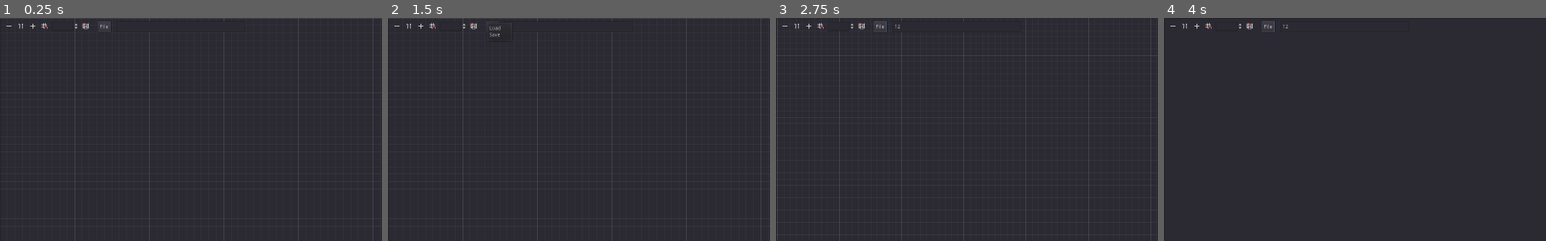
Above: before the commit, frames 1-4 (left to right).
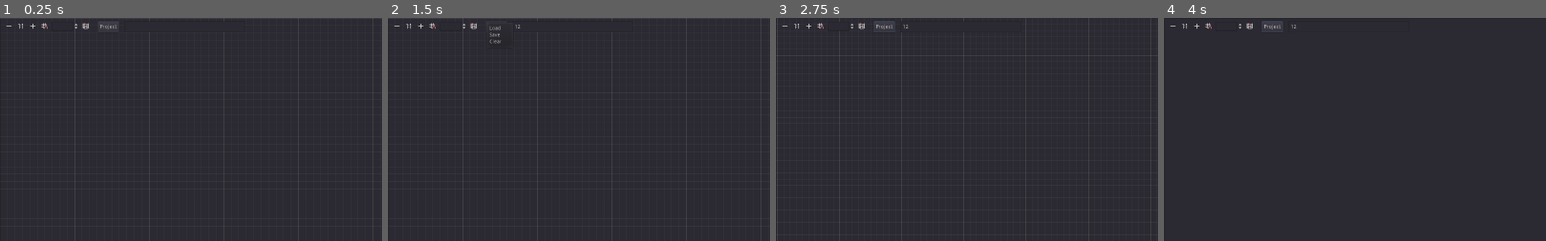
Above: after the commit, the same moments.

Repository: Lemonbrush/GodotDialogComposer
Game: Godot game, scene res://MainScene/Control.tscn
Two runs of this game, one before a commit and one after it. Both use one fixed random seed, a clock stepped at 60 frames per second and the inputs below.
Inputs (mouse positions are % of the whole screen's width and height, from its top left):
- Up to frame 1 (0.25 s): no input
- Up to frame 2 (1.5 s): click (24, 2) at 0.52 s; type "12" at 0.6 s; click "File" (after the commit: "Project") at 1.25 s
- Up to frame 3 (2.75 s): click (1, 2) at 2 s
- Up to frame 4 (4 s): click (4, 2) at 2.75 s; click (6, 2) at 3.5 s
The pictures show only the part of the screen within x 0-50%, y 0-50%; the shares and areas given below are measured in that part.

The runs differ from the first frame. In frame 1, less than 0.1% of the frame differs, in the area x 26-31%, y 1-6%; in frame 2, less than 0.1%; in frame 3, 0.1%, in the area x 26-35%, y 1-7%; in frame 4, 0.1%.

Commit message:
add basic export system

Diff:
--- a/Exports/Balageda.json
+++ b/Exports/Balageda.json
@@ -1 +1 @@
-{"0":{"commands":null,"graph_data":{"height":130,"width":135,"x":352,"y":119},"next":4,"text":"","type":"dialog"},"2":{"commands":null,"graph_data":{"height":130,"width":135,"x":1083,"y":209},"next":null,"text":"t","type":"dialog"},"3":{"commands":null,"graph_data":{"height":130,"width":135,"x":1027,"y":385},"next":4,"text":"f","type":"dialog"},"4":{"condition":null,"condition_satisfied":2,"default":3,"graph_data":{"height":135,"width":229,"x":666,"y":241},"type":"condition"},"dialog_name":"Balageda"}
+{"0":{"commands":null,"graph_data":{"height":130,"width":135,"x":394,"y":186},"next":1,"text":"buba","type":"dialog"},"1":{"commands":null,"graph_data":{"height":130,"width":135,"x":1879,"y":248},"next":null,"text":"ya","type":"dialog"},"dialog_name":"Balageda"}
--- a/Exports/default_name.json
+++ b/Exports/default_name.json
@@ -1 +1 @@
-{"1":{"commands":null,"graph_data":{"height":130,"width":135,"x":812,"y":400},"next":null,"text":"a","type":"dialog"},"2":{"commands":null,"graph_data":{"height":130,"width":135,"x":851,"y":607},"next":3,"text":"b","type":"dialog"},"3":{"commands":null,"graph_data":{"height":362,"width":244,"x":408,"y":287},"responses":[{"condition":null,"next":1,"text":"a"},{"condition":null,"next":2,"text":"b"}],"text":null,"type":"response"},"dialog_name":"default_name"}
+{"1":{"commands":null,"graph_data":{"height":130,"width":135,"x":815,"y":366},"next":null,"text":"n","type":"dialog"},"2":{"commands":null,"graph_data":{"height":130,"width":135,"x":873,"y":594},"next":3,"text":"","type":"dialog"},"3":{"commands":null,"graph_data":{"height":362,"width":244,"x":452,"y":274},"responses":[{"condition":null,"next":1,"text":""},{"condition":null,"next":2,"text":""}],"text":null,"type":"response"},"dialog_name":"default_name"}
--- a/MainScene/Control.tscn
+++ b/MainScene/Control.tscn
@@ -1,7 +1,9 @@
-[gd_scene load_steps=3 format=2]
+[gd_scene load_steps=5 format=2]
 
 [ext_resource path="res://MainScene/Main.gd" type="Script" id=1]
 [ext_resource path="res://MainScene/PopupMenu.gd" type="Script" id=2]
+[ext_resource path="res://MainScene/GraphEditLoader.gd" type="Script" id=3]
+[ext_resource path="res://MainScene/GraphEditExporter.gd" type="Script" id=4]
 
 [node name="Main" type="Control"]
 anchor_right = 1.0
@@ -21,13 +23,13 @@
 custom_constants/separation = 15
 
 [node name="FileButton" type="Button" parent="OptionsPanel"]
-margin_right = 35.0
+margin_right = 57.0
 margin_bottom = 30.0
 size_flags_horizontal = 5
-text = "File"
+text = "Project"
 
 [node name="LineEdit" type="LineEdit" parent="OptionsPanel"]
-margin_left = 50.0
+margin_left = 72.0
 margin_right = 395.0
 margin_bottom = 30.0
 size_flags_horizontal = 3
@@ -45,6 +47,15 @@
 size_flags_horizontal = 3
 size_flags_vertical = 3
 
+[node name="GraphEditLoader" type="Node" parent="."]
+script = ExtResource( 3 )
+main_scene_path = NodePath("..")
+graphEdit_path = NodePath("../GraphEdit")
+
+[node name="GraphEditExporter" type="Node" parent="."]
+script = ExtResource( 4 )
+graphEdit_path = NodePath("../GraphEdit")
+
 [connection signal="connection_request" from="GraphEdit" to="." method="_on_GraphEdit_connection_request"]
 [connection signal="connection_to_empty" from="GraphEdit" to="." method="_on_GraphEdit_connection_to_empty"]
 [connection signal="disconnection_request" from="GraphEdit" to="." method="_on_GraphEdit_disconnection_request"]
--- /dev/null
+++ b/MainScene/GraphEditExporter.gd
@@ -0,0 +1,82 @@
+extends Node
+
+export (NodePath) var graphEdit_path
+
+func _ready():
+	pass
+
+func get_export_json_data():
+	var graphEdit = get_node(graphEdit_path)
+
+	if graphEdit == null:
+		return
+
+	set_ids_for_nodes()
+	connect_nodes()
+
+	var export_data = {}
+
+	var connection_list = graphEdit.get_connection_list()
+
+	var first_node = graphEdit.get_node(connection_list[0].from)
+	export_data[first_node.node_id] = first_node.get_data()
+
+	for i in range(0,connection_list.size()):
+		var node_to = graphEdit.get_node(connection_list[i].to)
+		print(node_to.node_id)
+		export_data[node_to.node_id] = node_to.get_data()
+
+	return export_data
+
+func set_ids_for_nodes():
+	var graphEdit = get_node(graphEdit_path)
+
+	if graphEdit == null:
+		return
+
+	var connection_list = graphEdit.get_connection_list()
+
+	if connection_list.size() == 0:
+		return
+
+	var node_counter = 1
+
+	var first_node = graphEdit.get_node(connection_list[0].from)
+	first_node.set_id(0)
+
+	for i in range(0,connection_list.size()):
+		var node = graphEdit.get_node(connection_list[i].to)
+		node.set_id(node_counter)
+		node_counter += 1
+
+func connect_nodes():
+	var graphEdit = get_node(graphEdit_path)
+
+	if graphEdit == null:
+		return
+
+	var connection_list = graphEdit.get_connection_list()
+	for i in range(0,connection_list.size()):
+		var connection = connection_list[i]
+		var node_from = graphEdit.get_node(connection.from)
+		var node_to = graphEdit.get_node(connection.to)
+
+		connect_two_nodes(node_from, node_to, connection.from_port)
+
+func connect_two_nodes(from, to, from_port):
+	match from.type:
+		"dialog":connect_dialog_node(from, to)
+		"condition": connect_condition_node(from, to, from_port)
+		"response": connect_response_node(from, to, from_port)
+
+func connect_dialog_node(from, to):
+	from.next_id = to.node_id
+
+func connect_condition_node(from, to, from_port):
+	if from_port == 0:
+		from.condition_satisfied_next_id = to.node_id
+	else:
+		from.default_next_id = to.node_id
+
+func connect_response_node(from, to, from_port):
+	from.set_next_id_for_choice_number(from_port, to.node_id)
--- /dev/null
+++ b/MainScene/GraphEditLoader.gd
@@ -0,0 +1,29 @@
+extends Node
+
+export (NodePath) var main_scene_path
+export (NodePath) var graphEdit_path
+
+var phrase_graph_node = load("res://Nodes/Phrase node/PhraseNode.tscn")
+var condition_graph_node = load("res://Nodes/Condition node/ConditionNode.tscn")
+var response_graph_node = load("res://Nodes/Response node/ResponseNode.tscn")
+
+func _ready():
+	SaveFileManager.connect("project_loaded", self, "_on_project_loaded")
+
+func _on_project_loaded(project_data):
+	get_node(main_scene_path).clear_graph_edit()
+
+	for i in project_data:
+		if not (project_data[i] is String) && project_data[i].has("graph_data"):
+			var node_data = project_data[i]
+			print(node_data)
+			match node_data["type"]:
+				"response":return
+				"dialog":load_node(phrase_graph_node, node_data)
+				"condition":return
+
+func load_node(node, data):
+	var phrase_node = node.instance()
+
+	get_node(graphEdit_path).add_child(phrase_node)
+	phrase_node.set_graph_data(data)
--- a/MainScene/Main.gd
+++ b/MainScene/Main.gd
@@ -2,7 +2,6 @@
 
 var phrase_graph_node = load("res://Nodes/Phrase node/PhraseNode.tscn")
 var condition_graph_node = load("res://Nodes/Condition node/ConditionNode.tscn")
-
 var response_graph_node = load("res://Nodes/Response node/ResponseNode.tscn")
 
 var export_window = load("res://UI/ExportWindow/ExportWindow.tscn")
@@ -16,10 +15,12 @@
 onready var filePopupMenu = $FilePopupMenu
 onready var fileButton = $OptionsPanel/FileButton
 onready var optionsPanel = $OptionsPanel
+onready var graphEditExporter = $GraphEditExporter
 
 func _ready():
 	filePopupMenu.add_item("Load", 0)
 	filePopupMenu.add_item("Save", 1)
+	filePopupMenu.add_item("Clear", 2)
 	filePopupMenu.connect("id_pressed", self, "_on_file_popup_id_pressed")
 
 	popupMenu.add_item("Phrase", 0)
@@ -33,7 +34,7 @@
 		popupMenu.reset_data()
 		popupMenu.popup(Rect2(mouse_position.x - 40, mouse_position.y - 20, popupMenu.rect_size.x, popupMenu.rect_size.y))
 	elif Input.is_action_just_pressed("save"):
-		SaveFileManager.shortcut_save(get_export_json_data())
+		SaveFileManager.shortcut_save(graphEditExporter.get_export_json_data())
 
 ### Actions
 
@@ -43,35 +44,15 @@
 func _on_GraphEdit_disconnection_request(from, from_slot, to, to_slot):
 	graphEdit.disconnect_node(from, from_slot, to, to_slot)
 
-func get_export_json_data():
-	set_ids_for_nodes()
-	connect_nodes()
-
-	var export_data = {}
-
-	var connection_list = graphEdit.get_connection_list()
-
-	var first_node = graphEdit.get_node(connection_list[0].from)
-	export_data[first_node.node_id] = first_node.get_data()
-
-	for i in range(0,connection_list.size()):
-		var node_to = graphEdit.get_node(connection_list[i].to)
-		print(node_to.node_id)
-		export_data[node_to.node_id] = node_to.get_data()
-
-	return export_data
-
 func _on_file_button_pressed():
 	var is_project_empty = SaveFileManager.save_file_resource.project_name == ""
-	filePopupMenu.set_item_disabled(2, is_project_empty)
-	filePopupMenu.set_item_disabled(3, is_project_empty)
-
 	filePopupMenu.popup(Rect2(optionsPanel.rect_position.x, optionsPanel.rect_position.y, filePopupMenu.rect_size.x, filePopupMenu.rect_size.y))
 
 func _on_file_popup_id_pressed(id):
 	match id:
 		0: show_window_with_scene(load_window)
 		1: show_export_window()
+		2: clear_graph_edit()
 
 func _on_popup_id_pressed(id):
 	match id:
@@ -89,54 +70,15 @@
 
 func show_export_window():
 	var export_window_instance = export_window.instance()
-	export_window_instance.export_data = get_export_json_data()
+	export_window_instance.export_data = graphEditExporter.get_export_json_data()
 	graphEdit.add_child(export_window_instance)
 
-### Nodes connection
+### Helpers
 
-func connect_nodes():
-	var connection_list = graphEdit.get_connection_list()
-	for i in range(0,connection_list.size()):
-		var connection = connection_list[i]
-		var node_from = graphEdit.get_node(connection.from)
-		var node_to = graphEdit.get_node(connection.to)
-
-		connect_two_nodes(node_from, node_to, connection.from_port)
-
-func connect_two_nodes(from, to, from_port):
-	match from.type:
-		"dialog":connect_dialog_node(from, to)
-		"condition": connect_condition_node(from, to, from_port)
-		"response": connect_response_node(from, to, from_port)
-
-func connect_dialog_node(from, to):
-	from.next_id = to.node_id
-
-func connect_condition_node(from, to, from_port):
-	if from_port == 0:
-		from.condition_satisfied_next_id = to.node_id
-	else:
-		from.default_next_id = to.node_id
-
-func connect_response_node(from, to, from_port):
-	from.set_next_id_for_choice_number(from_port, to.node_id)
-
-### Setting ids for nodes
-
-func set_ids_for_nodes():
-	var connection_list = graphEdit.get_connection_list()
-
-	var node_counter = 1
-
-	var first_node = graphEdit.get_node(connection_list[0].from)
-	first_node.set_id(0)
-
-	for i in range(0,connection_list.size()):
-		var node = graphEdit.get_node(connection_list[i].to)
-		node.set_id(node_counter)
-		node_counter += 1
-
-### Helpers
+func clear_graph_edit():
+	for i in graphEdit.get_children():
+		if i.has_method("delete"):
+			i.delete()
 
 func show_window_with_scene(scene):
 	var scene_instance = scene.instance()
--- a/Nodes/Abstract node/SimpleGraphNode.gd
+++ b/Nodes/Abstract node/SimpleGraphNode.gd
@@ -1,7 +1,5 @@
 extends GraphNode
 class_name SimpleGraphNode
-
-signal initial_node_deleted
 
 func _on_Control_close_request():
 	emit_signal("initial_node_deleted")
@@ -17,3 +15,10 @@
 		"width": rect_size.x,
 		"height": rect_size.y,
 	}
+
+func set_graph_node_property_data(graph_params_data):
+	set_size(Vector2(float(graph_params_data["width"]), float(graph_params_data["height"])))
+	set_offset(Vector2(float(graph_params_data["x"]), float(graph_params_data["y"])))
+
+func delete():
+	queue_free()
--- a/Nodes/Phrase node/PhraseNode.gd
+++ b/Nodes/Phrase node/PhraseNode.gd
@@ -23,3 +23,7 @@
 		}
 
 	return data
+
+func set_graph_data(graph_data):
+	textEdit.text = graph_data["text"]
+	set_graph_node_property_data(graph_data["graph_data"])
--- a/Singletons/Save_manager.gd
+++ b/Singletons/Save_manager.gd
@@ -1,7 +1,9 @@
 extends Node
 
+signal project_loaded(project_data)
+
+var main_scene_path = "res://MainScene/Control.tscn"
 var save_file_resource = Save_file_resource.new()
-
 var SAVE_DIR = "res://Exports"
 
 func save(save_name, data_dictionary):
@@ -19,7 +21,13 @@
 
 func load_project(project_name):
 	var path = SAVE_DIR + "/" + project_name
-	return
+	var file = File.new()
+	file.open(path, File.READ);
+	var json_obj = JSON.parse(file.get_as_text()).result
+	file.close()
+
+	#get_tree().change_scene(main_scene_path)
+	emit_signal("project_loaded", json_obj)
 
 func delete_project_file(project_file_name):
 	var dir = Directory.new()
--- a/UI/LoadWindow/LoadWindow.gd
+++ b/UI/LoadWindow/LoadWindow.gd
@@ -14,6 +14,7 @@
 func _on_available_projects_list_item_selected(index):
 	if selected_item_index == index:
 		SaveFileManager.load_project(file_list[index])
+		queue_free()
 	else:
 		selected_item_index = index
 
